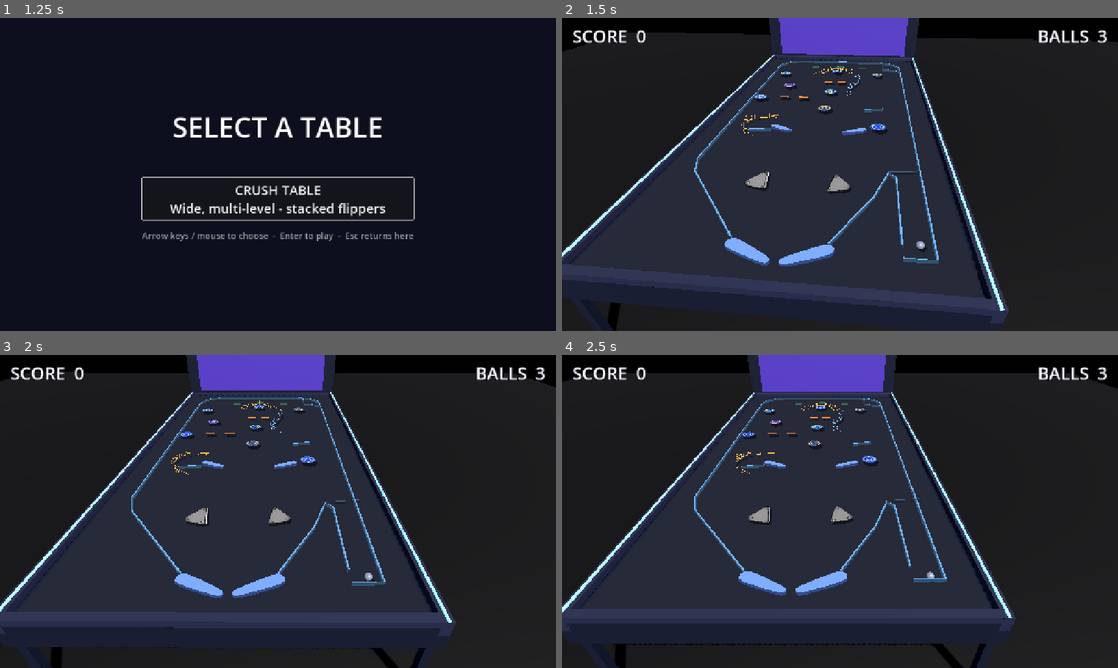
Above: before the commit, frames 1-4 (two rows, left to right).
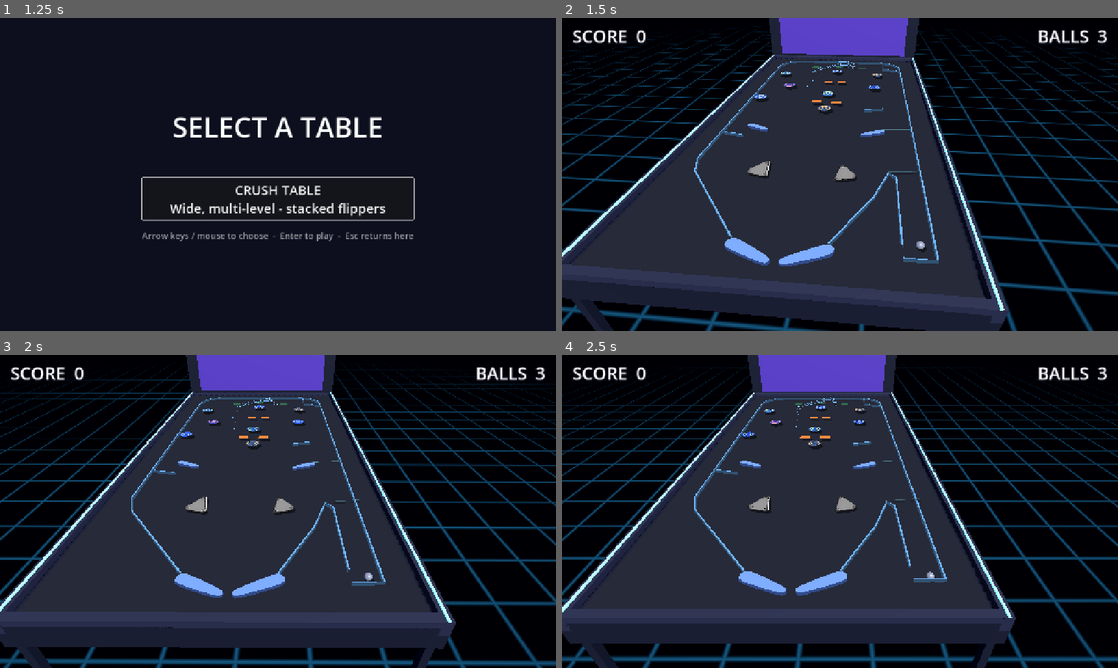
Above: after the commit, the same moments.

Repository: eddieedease/gdpb
Game: Godot game, scene res://scenes/table_select.tscn
The game is run twice, just before and just after one commit, with the same random seed, the same clock (stepped at 60 frames per second) and the same inputs. Sound files missing from this copy of the repository are replaced by a short silence.
Inputs:
- Up to frame 1 (1.25 s): hold E (nudge_right) from 0.53 s (still down)
- Up to frame 2 (1.5 s): release E (nudge_right) at 1.25 s; click "CRUSH TABLE Wide, multi-level…" at 1.25 s
- Up to frame 3 (2 s): no input
- Up to frame 4 (2.5 s): hold Down (ui_down) from 2.03 s (still down); tap Space (launch) at 2.1 s

Frame 1 is identical in both runs. In frame 2, 43% of the frame differs, in the area x 0-100%, y 3-100%; in frame 3, 45%; in frame 4, 46%.

Commit message:
Hide cursor in-game, synthwave backdrop, floating +points popups
- Mouse cursor hidden while playing (crush_view), visible again in the
  table-select menu.
- Background: neon grid floor (shader: world-space grid lines fading
  with distance) plus a 260-star billboard field around the void.
- Score popups: GameManager.add_score now takes an optional position and
  emits points_scored; every scorer (bumpers/slingshots via kicker,
  drop targets, channels, rollovers, drop-bank bonus) passes where it
  happened. crush_view spawns a yellow billboard Label3D "+N" at that
  spot that rises and fades out over ~0.85s.

Co-Authored-By: Claude Opus 4.8 <noreply@anthropic.com>

Diff:
--- a/scenes/advanced_table.tscn
+++ b/scenes/advanced_table.tscn
@@ -12,7 +12,6 @@
 [ext_resource type="PackedScene" uid="uid://yehdbnn32jj1" path="res://scenes/flipper_right.tscn" id="14_3tj61"]
 [ext_resource type="PackedScene" path="res://scenes/gate.tscn" id="15_gate"]
 [ext_resource type="PackedScene" path="res://scenes/rail.tscn" id="16_rail"]
-[ext_resource type="PackedScene" path="res://scenes/ramp.tscn" id="17_ramp"]
 [ext_resource type="Shader" uid="uid://d12524mor7q2y" path="res://shaders/vignette.gdshader" id="18_vignette"]
 
 [sub_resource type="RectangleShape2D" id="RectangleShape2D_a0uye"]
@@ -39,16 +38,9 @@
 [sub_resource type="Curve2D" id="Curve2D_gep3k"]
 resource_local_to_scene = true
 _data = {
-"points": PackedVector2Array(0, 0, 60, -70, -140, 40, -60, 0, 60, 0, 0, -60, -60, 70, 0, 0, 247.51465, -152.81989)
+"points": PackedVector2Array(-61.3171, 70.71116, 0, 0, -140, 40, 0, 0, 0, 0, -60.80017, -8.15686, 0, 0, 0, 0, 261.2328, -207.6612, 0, 0, 0, 0, 368.2727, -240.64569, 234.55101, -132.95148, -234.55101, 132.95148, 508.86215, 7.829956)
 }
-point_count = 3
-
-[sub_resource type="Curve2D" id="Curve2D_2gl5b"]
-resource_local_to_scene = true
-_data = {
-"points": PackedVector2Array(0, 0, 40, -120, -160, 60, -80, 0, 80, 0, 0, -120, -40, -120, 0, 0, 160, 60)
-}
-point_count = 3
+point_count = 5
 
 [sub_resource type="ShaderMaterial" id="shader_vignette"]
 shader = ExtResource("18_vignette")
@@ -57,13 +49,6 @@
 shader_parameter/softness = 0.55
 shader_parameter/tint = Color(0.05, 0.03, 0.1, 1)
 shader_parameter/glow_strength = 0.05
-
-[sub_resource type="Curve2D" id="Curve2D_upohv"]
-resource_local_to_scene = true
-_data = {
-"points": PackedVector2Array(0, 0, 40, -120, -160, 60, -80, 0, 80, 0, 0, -120, -40, -120, 0, 0, 160, 60)
-}
-point_count = 3
 
 [node name="AdvancedTable" type="Node2D" unique_id=1528581958]
 script = ExtResource("1_00vba")
@@ -100,8 +85,8 @@
 points = PackedVector2Array(1170, 360, 1028.87, 307.075, 1032, 123)
 
 [node name="LedgeLeft" parent="." unique_id=31293273 instance=ExtResource("5_6qs8c")]
-position = Vector2(0, 126)
-points = PackedVector2Array(250, 1440, 374, 1420)
+position = Vector2(-126, 173)
+points = PackedVector2Array(250, 1440, 370, 1466)
 
 [node name="LedgeRight" parent="." unique_id=883286112 instance=ExtResource("5_6qs8c")]
 position = Vector2(-14, -240)
@@ -121,7 +106,7 @@
 
 [node name="Bumper3" parent="." unique_id=313051755 instance=ExtResource("7_t1bve")]
 modulate = Color(0.8, 1, 0.85, 1)
-position = Vector2(640, 928)
+position = Vector2(627, 971)
 
 [node name="Bumper4" parent="." unique_id=260161831 instance=ExtResource("7_t1bve")]
 modulate = Color(0.7, 0.85, 1, 1)
@@ -138,14 +123,14 @@
 
 [node name="Bumper8" parent="." unique_id=529326980 instance=ExtResource("7_t1bve")]
 modulate = Color(0.7, 0.85, 1, 1)
-position = Vector2(980, 1486)
+position = Vector2(954, 812)
 
 [node name="SlingshotLeft" parent="." unique_id=1598665447 instance=ExtResource("9_kus3o")]
-position = Vector2(450, 2049)
+position = Vector2(430, 1959.0001)
 rotation = -1.72514
 
 [node name="SlingshotRight" parent="." unique_id=1673090969 instance=ExtResource("10_4c6oi")]
-position = Vector2(818.99994, 2045.0001)
+position = Vector2(838.99994, 1960.0001)
 rotation = -1.4088156
 scale = Vector2(1, -1)
 
@@ -180,10 +165,10 @@
 scale = Vector2(1.3, 1.3)
 
 [node name="FlipperUpperLeft" parent="." unique_id=2065809876 instance=ExtResource("12_78gja")]
-position = Vector2(380, 1506)
+position = Vector2(241, 1506)
 
 [node name="FlipperUpperRight" parent="." unique_id=1566270602 instance=ExtResource("14_3tj61")]
-position = Vector2(900, 1506)
+position = Vector2(1002, 1522)
 
 [node name="Rollover0" type="Area2D" parent="." unique_id=1968767991 groups=["rollovers"]]
 position = Vector2(430, 250)
@@ -236,20 +221,11 @@
 rotation = -0.12
 
 [node name="ExampleRail" parent="." unique_id=689590988 instance=ExtResource("16_rail")]
-position = Vector2(833.00006, 852)
+position = Vector2(506.05466, 795.30115)
 rotation = -1.0062875
-scale = Vector2(1, 1.1728023)
+scale = Vector2(1, 1.1120014)
 curve = SubResource("Curve2D_gep3k")
 channel_width = 70.0
-mouth_flare = null
-guide_strength = 6.0
-centering = 8.0
-
-[node name="ExampleRamp" parent="." unique_id=588782854 instance=ExtResource("17_ramp")]
-position = Vector2(640, 461)
-curve = SubResource("Curve2D_2gl5b")
-channel_width = 70.0
-mouth_flare = null
 guide_strength = 6.0
 centering = 8.0
 
@@ -267,17 +243,8 @@
 mouse_filter = 2
 color = Color(0.7285387, 0.7285387, 0.7285387, 0.90588236)
 
-[node name="ExampleRamp2" parent="." unique_id=100044486 instance=ExtResource("17_ramp")]
-position = Vector2(323, 1501.0001)
-rotation = -1.2140095
-curve = SubResource("Curve2D_upohv")
-channel_width = 70.0
-mouth_flare = null
-guide_strength = 6.0
-centering = 8.0
-
 [node name="DropTarget3" type="StaticBody2D" parent="." unique_id=153143360 groups=["drop_targets"]]
-position = Vector2(336, 1057)
+position = Vector2(572, 1130)
 script = ExtResource("11_doqff")
 
 [node name="CollisionShape2D" type="CollisionShape2D" parent="DropTarget3" unique_id=1274793575]
@@ -288,7 +255,7 @@
 polygon = PackedVector2Array(-32, -17, 32, -17, 32, 17, -32, 17)
 
 [node name="DropTarget4" type="StaticBody2D" parent="." unique_id=1248700213 groups=["drop_targets"]]
-position = Vector2(469, 1060)
+position = Vector2(705, 1133)
 script = ExtResource("11_doqff")
 
 [node name="CollisionShape2D" type="CollisionShape2D" parent="DropTarget4" unique_id=275924975]
@@ -297,3 +264,7 @@
 [node name="Visual" type="Polygon2D" parent="DropTarget4" unique_id=530531634]
 color = Color(1, 0.55, 0.25, 1)
 polygon = PackedVector2Array(-32, -17, 32, -17, 32, 17, -32, 17)
+
+[node name="LaneGate2" parent="." unique_id=1877548323 instance=ExtResource("15_gate")]
+position = Vector2(1083, 1466)
+rotation = -0.12
--- a/scripts/crush_view.gd
+++ b/scripts/crush_view.gd
@@ -116,6 +116,28 @@
 	_cam.fov = camera_fov
 	_cam.position = _table_to_world(_last_ball) + Vector3(0, camera_height, camera_back)
 	GameManager.impact.connect(_on_impact)
+	GameManager.points_scored.connect(_on_points_scored)
+	Input.mouse_mode = Input.MOUSE_MODE_HIDDEN
+
+
+## Yellow "+N" popup rising from the piece that scored.
+func _on_points_scored(points: int, at: Vector2) -> void:
+	var lbl := Label3D.new()
+	lbl.text = "+%d" % points
+	lbl.font_size = 110
+	lbl.outline_size = 26
+	lbl.modulate = Color(1.0, 0.88, 0.2)
+	lbl.outline_modulate = Color(0.25, 0.12, 0.0)
+	lbl.billboard = BaseMaterial3D.BILLBOARD_ENABLED
+	lbl.no_depth_test = true
+	var w := _table_to_world(at)
+	lbl.position = Vector3(w.x, 0.5, w.z)
+	add_child(lbl)
+	var tw := create_tween()
+	tw.set_parallel(true)
+	tw.tween_property(lbl, "position:y", 1.3, 0.85).set_ease(Tween.EASE_OUT)
+	tw.tween_property(lbl, "modulate:a", 0.0, 0.85).set_ease(Tween.EASE_IN)
+	tw.chain().tween_callback(lbl.queue_free)
 
 
 func _make_tier_viewport() -> SubViewport:
@@ -365,8 +387,61 @@
 	# backbox with glowing panel at the far (top) end
 	_box(Vector3(w + 1.0, 4.6, 0.9), Vector3(0, 2.0, -(l * 0.5 + 1.0)), body_col)
 	_box(Vector3(w - 1.0, 3.4, 0.1), Vector3(0, 2.1, -(l * 0.5 + 0.52)), Color(0.15, 0.1, 0.35), 1.3)
-	# floor far below
-	_box(Vector3(90, 0.2, 90), Vector3(0, -4.0, 0), Color(0.03, 0.03, 0.05))
+	_build_grid_floor()
+	_build_starfield()
+
+
+## Synthwave grid floor far below the cabinet.
+const GRID_SHADER := "
+shader_type spatial;
+render_mode unshaded, cull_disabled;
+varying vec3 wpos;
+void vertex() { wpos = (MODEL_MATRIX * vec4(VERTEX, 1.0)).xyz; }
+void fragment() {
+	vec2 g = abs(fract(wpos.xz / 3.0) - 0.5);
+	float line = smoothstep(0.44, 0.5, max(g.x, g.y));
+	float fade = clamp(1.0 - length(wpos.xz) / 65.0, 0.0, 1.0);
+	ALBEDO = mix(vec3(0.015, 0.015, 0.04), vec3(0.12, 0.45, 0.65), line * fade * 0.9);
+}
+"
+
+func _build_grid_floor() -> void:
+	var mesh := MeshInstance3D.new()
+	var plane := PlaneMesh.new()
+	plane.size = Vector2(140, 140)
+	mesh.mesh = plane
+	var sh := Shader.new()
+	sh.code = GRID_SHADER
+	var mat := ShaderMaterial.new()
+	mat.shader = sh
+	mesh.material_override = mat
+	mesh.position = Vector3(0, -4.0, 0)
+	add_child(mesh)
+
+
+## Faint stars scattered around the void.
+func _build_starfield() -> void:
+	var mm := MultiMesh.new()
+	mm.transform_format = MultiMesh.TRANSFORM_3D
+	var quad := QuadMesh.new()
+	quad.size = Vector2(0.3, 0.3)
+	mm.mesh = quad
+	mm.instance_count = 260
+	var rng := RandomNumberGenerator.new()
+	rng.seed = 7
+	for i in mm.instance_count:
+		var dir := Vector3(rng.randf_range(-1, 1), rng.randf_range(0.05, 1), rng.randf_range(-1, 1)).normalized()
+		var pos := dir * rng.randf_range(45.0, 75.0)
+		mm.set_instance_transform(i, Transform3D(Basis(), pos))
+	var inst := MultiMeshInstance3D.new()
+	inst.multimesh = mm
+	var mat := StandardMaterial3D.new()
+	mat.shading_mode = BaseMaterial3D.SHADING_MODE_UNSHADED
+	mat.billboard_mode = BaseMaterial3D.BILLBOARD_ENABLED
+	mat.albedo_color = Color(0.75, 0.85, 1.0, 0.85)
+	mat.transparency = BaseMaterial3D.TRANSPARENCY_ALPHA
+	inst.material_override = mat
+	add_child(inst)
 
 
 func _box(size: Vector3, pos: Vector3, color: Color, emission := 0.0) -> void:
--- a/scripts/drop_target.gd
+++ b/scripts/drop_target.gd
@@ -42,7 +42,7 @@
 	_collision.set_deferred("disabled", true)
 	if _visual:
 		_visual.visible = false
-	GameManager.add_score(points)
+	GameManager.add_score(points, global_position)
 	GameManager.impact.emit(6.0)
 	SoundManager.play("target")
 	hit.emit(self)
--- a/scripts/game_manager.gd
+++ b/scripts/game_manager.gd
@@ -5,6 +5,10 @@
 signal game_over
 ## Fired on scoring hits so the camera and other feel systems can react.
 signal impact(strength: float)
+## Fired when points are scored at a known table position (for popups).
+signal points_scored(points: int, at: Vector2)
+
+const NO_POS := Vector2(-99999, -99999)
 
 const STARTING_BALLS := 3
 
@@ -13,11 +17,13 @@
 var is_game_over := false
 
 
-func add_score(points: int) -> void:
+func add_score(points: int, at: Vector2 = NO_POS) -> void:
 	if is_game_over:
 		return
 	score += points
 	score_changed.emit(score)
+	if at != NO_POS:
+		points_scored.emit(points, at)
 
 
 func lose_ball() -> void:
--- a/scripts/kicker.gd
+++ b/scripts/kicker.gd
@@ -32,7 +32,7 @@
 		if dir == Vector2.ZERO:
 			dir = Vector2.UP
 		ball.linear_velocity = dir * kick_speed
-	GameManager.add_score(points)
+	GameManager.add_score(points, global_position)
 	GameManager.impact.emit(clampf(kick_speed / 60.0, 4.0, 16.0))
 	SoundManager.play(_resolve_sound_type())
 	_flash()
--- a/scripts/ramp.gd
+++ b/scripts/ramp.gd
@@ -233,7 +233,7 @@
 		_last_whoosh_ms = now
 		SoundManager.play("whoosh", lerpf(0.95, 1.2, clampf((speed - whoosh_min_speed) / 1600.0, 0.0, 1.0)))
 	if ramp_score > 0:
-		GameManager.add_score(ramp_score)
+		GameManager.add_score(ramp_score, body.global_position)
 
 
 func _on_field_exited(body: Node) -> void:
--- a/scripts/table_game.gd
+++ b/scripts/table_game.gd
@@ -133,7 +133,7 @@
 
 func _on_rollover(body: Node, _area: Area2D) -> void:
 	if body.is_in_group("ball"):
-		GameManager.add_score(250)
+		GameManager.add_score(250, _area.global_position)
 		SoundManager.play("target")
 
 
@@ -141,7 +141,7 @@
 	_drops_down += 1
 	if _drops_down >= _drops.size() and not _resetting_bank:
 		_resetting_bank = true
-		GameManager.add_score(5000)
+		GameManager.add_score(5000, _target.global_position)
 		SoundManager.play("target", 0.7)
 		await get_tree().create_timer(1.2).timeout
 		for d in _drops:
--- a/scripts/table_select.gd
+++ b/scripts/table_select.gd
@@ -16,6 +16,7 @@
 	win.content_scale_size = Vector2i(1280, 720)
 
 	_add_joypad_ui_nav()
+	Input.mouse_mode = Input.MOUSE_MODE_VISIBLE
 	set_anchors_preset(Control.PRESET_FULL_RECT)
 
 	var bg := ColorRect.new()
